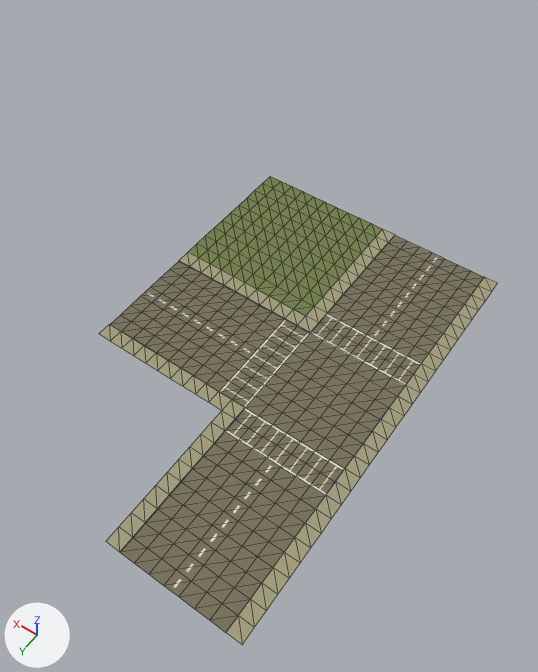
The glTF model maps/corner/corner.gltf, before and after one commit.
One viewpoint serves both versions: a 50 mm lens placed at (-11.2, 21.8, 37.8), pointed at (7.2, -4.0, -2.7). Every picture has the same lights, and +X, +Y and +Z are marked at lower left. Mesh edges are drawn as thin lines. Vertices at the same position are counted once.

Objects in the first picture: 'Corner-col', 'Street-col'.
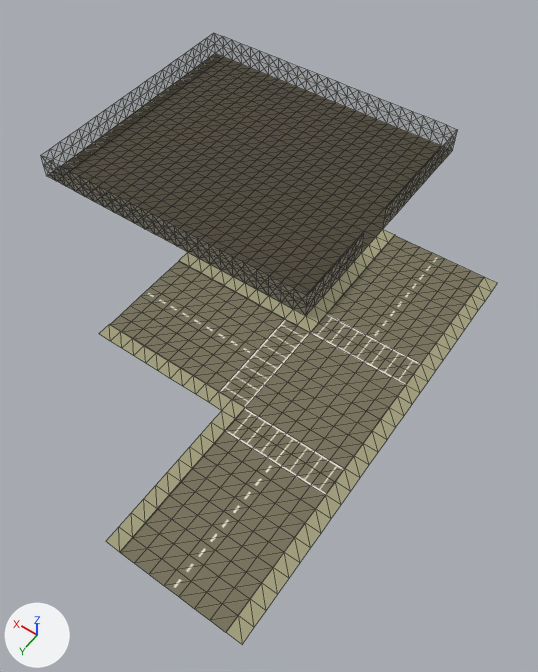
What differs and where, as boxes (x1, y1, x2, y2) in the pictures (538 x 672 px):
'Corner-col', reshaped (114% wider, 101% taller): before (188, 176, 382, 316); after (41, 33, 457, 316)
part 1 of me_mesh_1, added (brown): after (41, 33, 457, 315)
part 2 of me_mesh_1, surface changed (green to grey): (257, 280, 314, 316) in both

Patch to the scene script:
```diff
--- a/maps/corner/corner.gltf.py
+++ b/maps/corner/corner.gltf.py
@@ me_mesh_1 @@
 # used by ob_corner_col; location = (5.0, -5.0, 0.0)
-me_mesh_1.from_pydata(...)  # 121 vertices, 200 faces; spans x 0.0..10.0, y -10.0..0.0, z 0.0
+me_mesh_1.from_pydata(...)  # 726 vertices, 1700 faces; spans x 0.0..24.0, y -21.0..0.0, z 0.0..2.0
+# me_mesh_1 part 1: 605 vertices added at x 0.0..24.0, y -21.0..0.0, z 0.0..2.0
+# me_mesh_1 part 2: 8 kept faces spanning x 0.0..4.0, y -1.0..0.0, z 0.0 get new texture (UV) coordinates
 me_mesh_1.materials.append(mat_texture_1)
```
